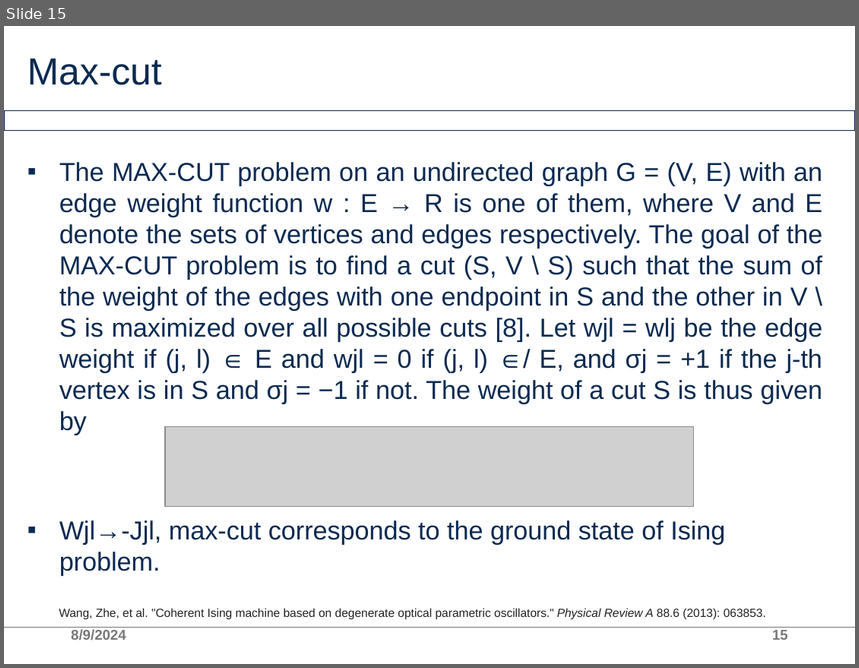
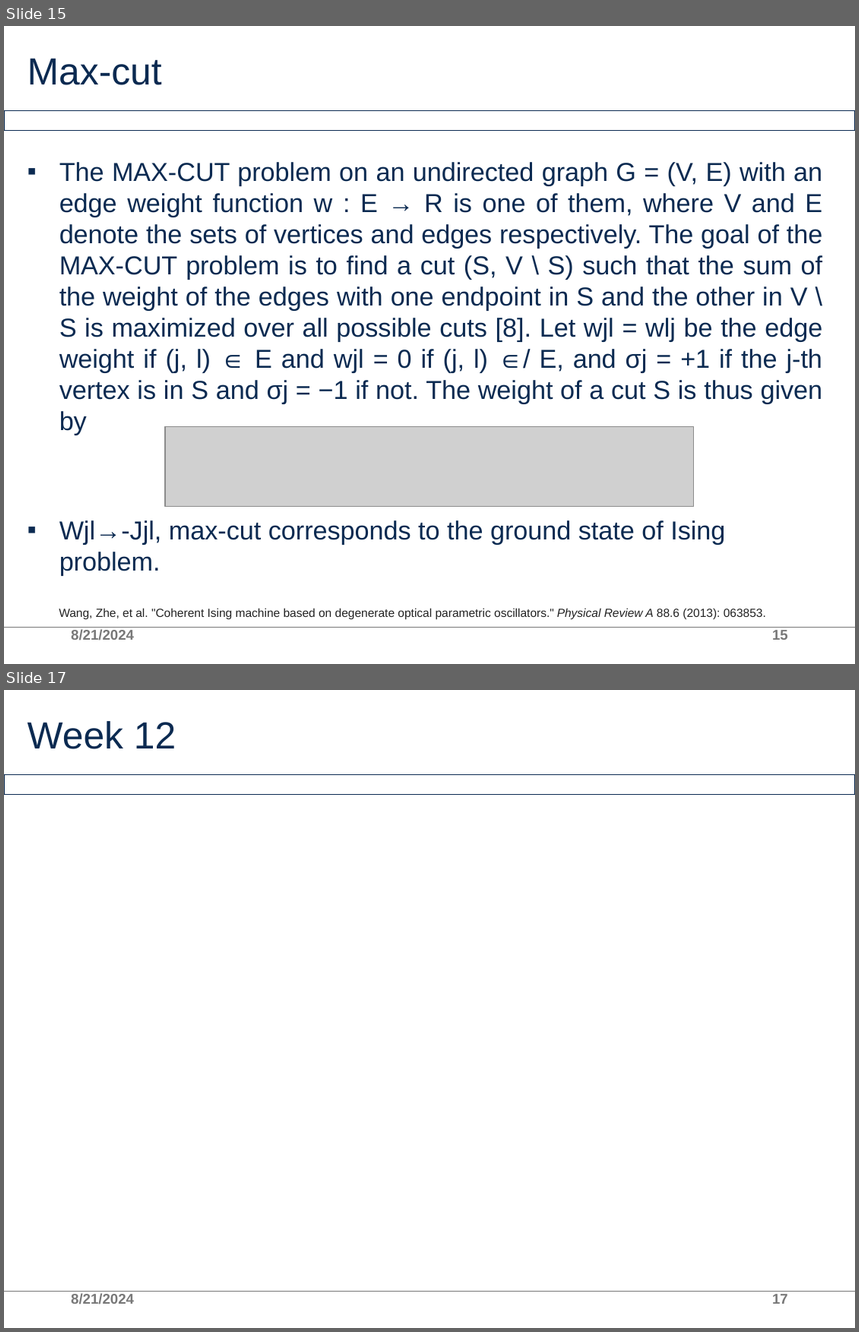
Before and after one commit to AllInCoffee/WHK_workplace, a slide deck: progress.pptx. Shown one above the other, each under a label of ours: slide 15 before the commit, slides 15 and 17 after it; the slides between them are not shown. The pictures are 859x668 and 859x1332 pixels, drawn with LibreOffice and Linux fonts; fonts in the diff are those of the drawing; grey boxes stand for pictures; background and template pictures are left out. Boxes give left, top, right and bottom in pixels: in the first picture for what was removed or moved away, otherwise in the second. Text is boxed around its words. In the diff, an @@ line names an element or a change of style, - is before the commit and + after.

```diff
--- a/progress.pptx
+++ b/progress.pptx
@@ slide 17 added at <box>4,690,855,1328</box>, background #FFFFFF; not listed: 2 template elements that a slide beside it also shows @@
@@ title added at <box>28,721,176,749</box>, 32 pt, text #0B2A51 @@
+Week 12
@@ text added at <box>71,1293,134,1305</box>, 12 pt, text #797979 @@
+8/21/2024
@@ page number added at <box>772,1294,788,1304</box>, 12 pt, text #797979 @@
+17
@@ slide 15 changed as well @@
@@ text at <box>71,629,134,641</box>: text changed @@
-8/9/2024
+8/21/2024
```
Also in this commit, not shown: 13 other slides changed, 1 other slide added, 4 other files.
